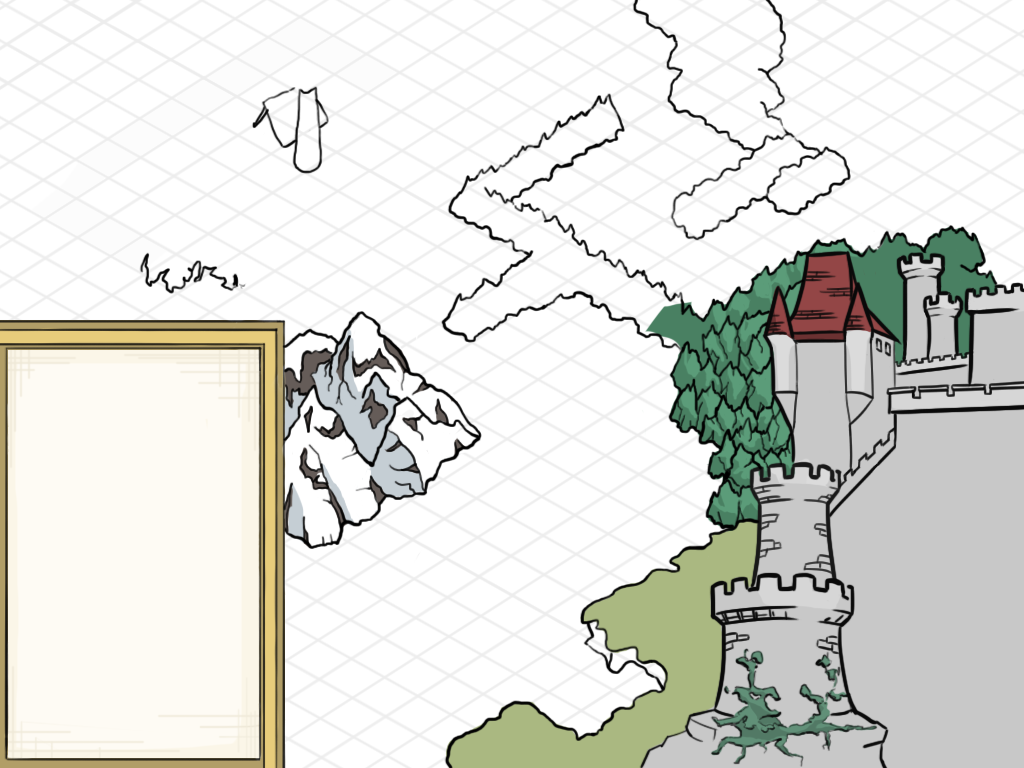
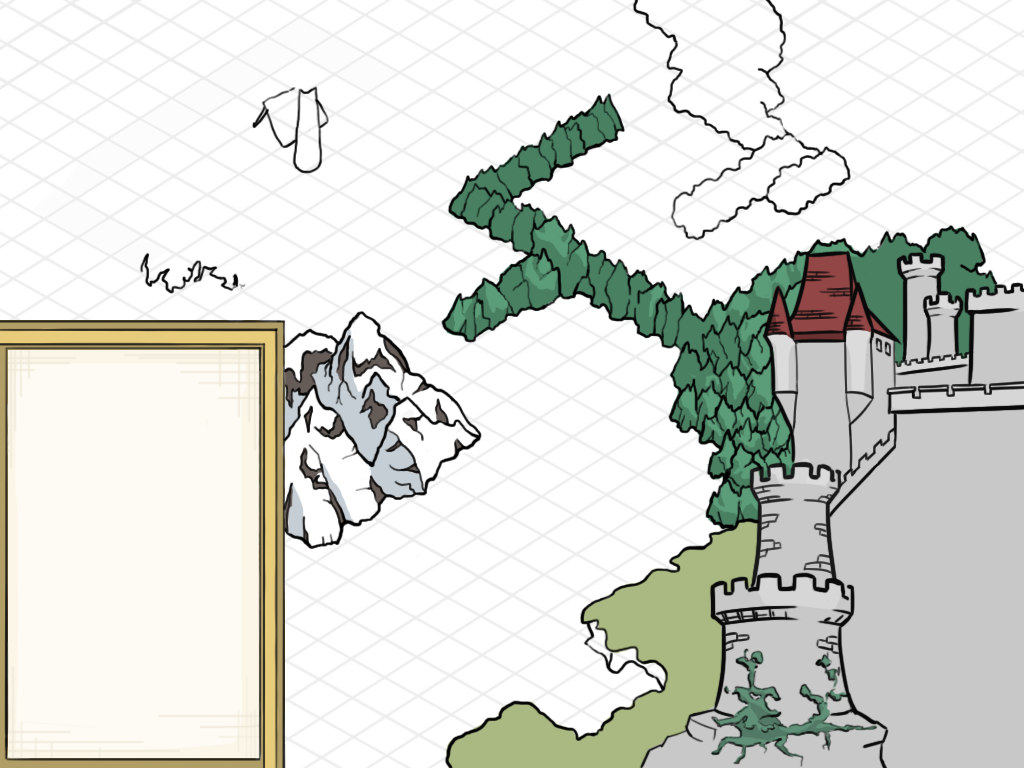
Before/after of a w=1024, h=768 layered artwork. What changed in the layer stack:
painted on "Terrain" over [459, 123, 672, 335]
painted on "back_colour" over [441, 93, 736, 377]
